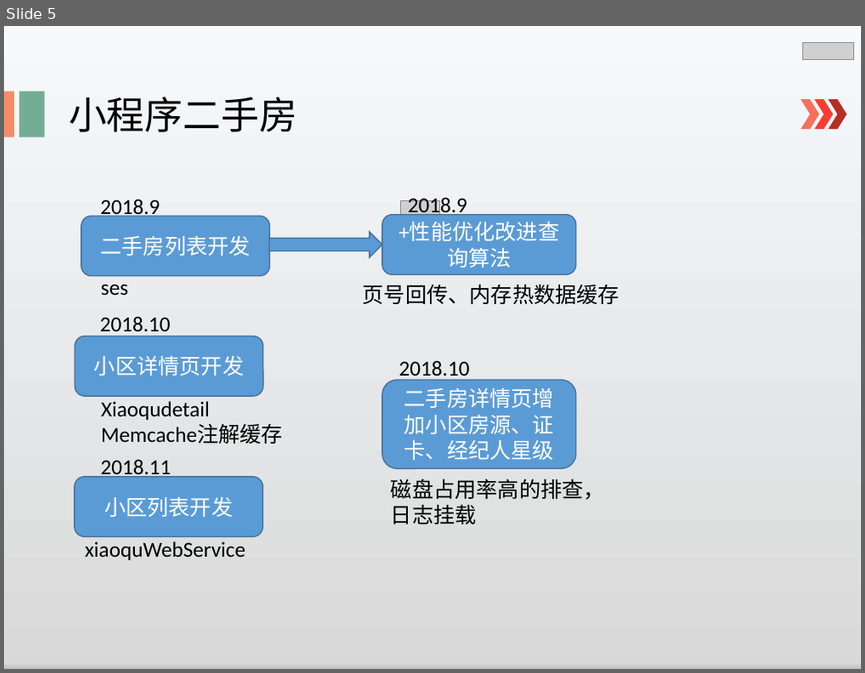
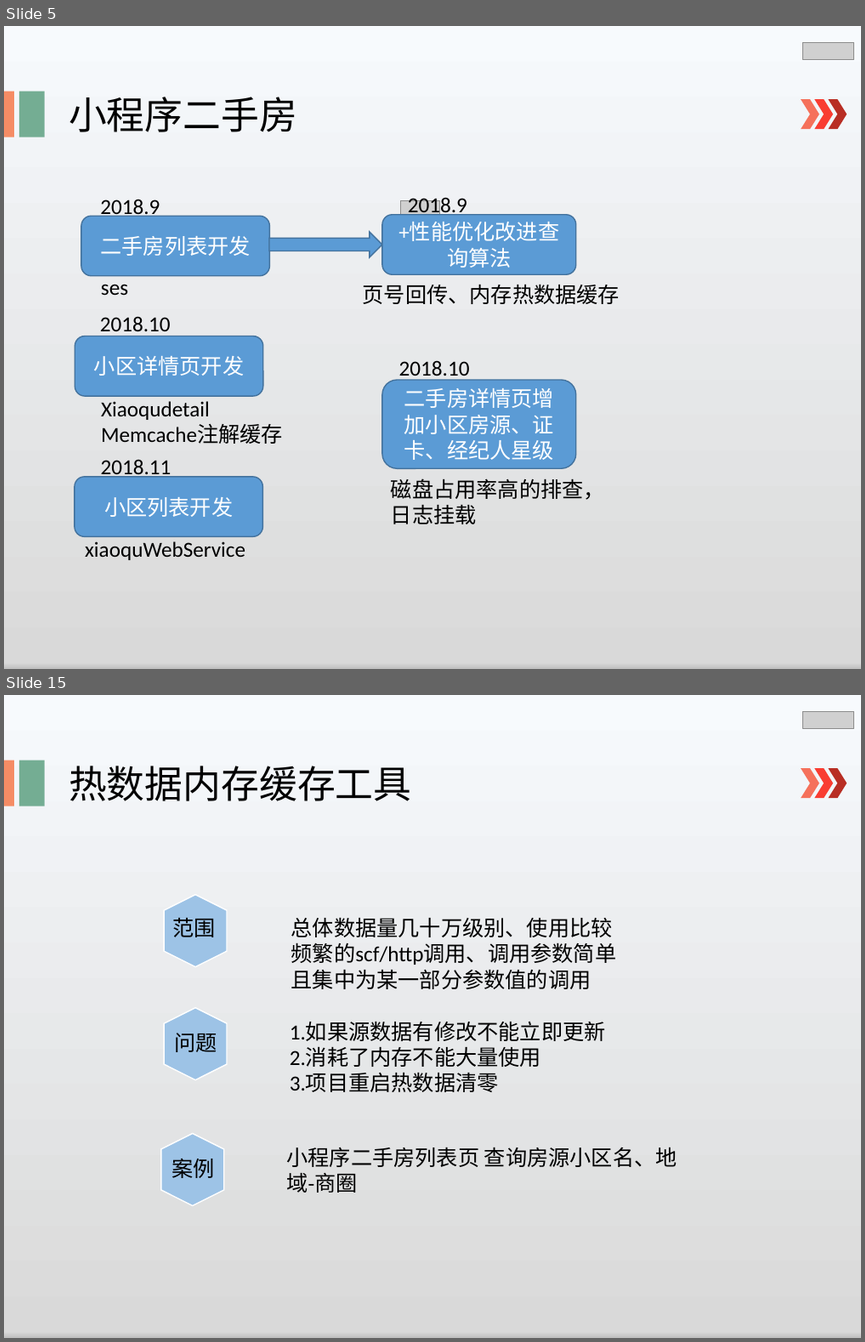
Before and after one commit to lspgithublxh/document, a slide deck: 业务文档跟踪/述职/shuzhi.pptx. Shown one above the other, each under a label of ours: slide 5 before the commit, slides 5 and 15 after it; the slides between them are not shown. The pictures are 865x673 and 865x1342 pixels, drawn with LibreOffice and Linux fonts; fonts in the diff are those of the drawing; grey boxes stand for pictures. Boxes give left, top, right and bottom in pixels: in the first picture for what was removed or moved away, otherwise in the second. Text is boxed around its words. In the diff, an @@ line names an element or a change of style, - is before the commit and + after.

```diff
--- a/业务文档跟踪/述职/shuzhi.pptx
+++ b/业务文档跟踪/述职/shuzhi.pptx
@@ slide 15 added at (4,695,861,1338), background gradient #F7FAFD to #D9D9D9 to #BFBFBF to #F2F2F2 to #CEE1F2 @@
@@ picture added at (802,711,854,728) @@
@@ rectangle added at (4,760,14,806), fill #F58C65 @@
@@ rectangle added at (19,760,45,806), fill #74AD93 @@
@@ text added at (69,766,411,801), 32 pt, text #000000 @@
+热数据内存缓存工具
@@ chevron added at (800,768,820,798), fill #F5715B @@
@@ chevron added at (815,768,834,798), fill #F93D32 @@
@@ chevron added at (828,768,847,798), fill #B82E24 @@
@@ hexagon added at (164,894,227,966), fill #9DC3E6, outline #FFFFFF 1 pt @@
@@ text added at (172,918,215,937), 18 pt, text #000000 @@
+范围
@@ text added at (291,917,617,989), 18 pt, text #000000 @@
+总体数据量几十万级别、使用比较频繁的scf/http调用、调用参数简单
+且集中为某一部分参数值的调用
@@ hexagon added at (164,1007,227,1079), fill #9DC3E6, outline #FFFFFF 1 pt @@
@@ text added at (290,1022,606,1092), 18 pt, text #000000 @@
+1.如果源数据有修改不能立即更新
+2.消耗了内存不能大量使用
+3.项目重启热数据清零
@@ text added at (174,1032,216,1052), 18 pt, text #000000 @@
+问题
@@ hexagon added at (161,1134,224,1205), fill #9DC3E6, outline #FFFFFF 1 pt @@
@@ text added at (286,1147,677,1192), 18 pt, text #000000 @@
+小程序二手房列表页 查询房源小区名、地域-商圈
@@ text added at (171,1158,214,1178), 18 pt, text #000000 @@
+案例
```
Also in this commit, not shown: 3 slides changed, 8 other slides added, 1 slide removed.
